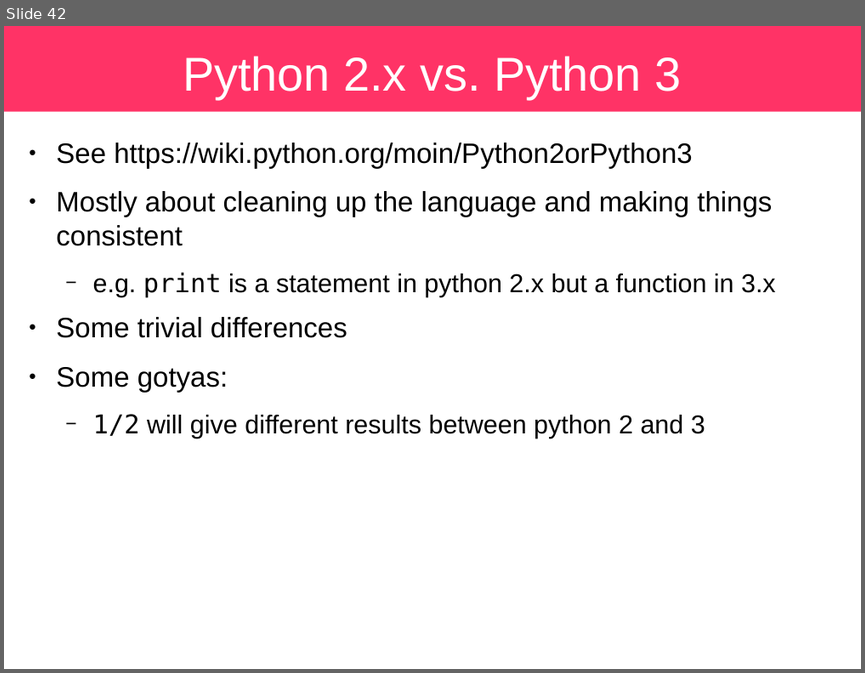
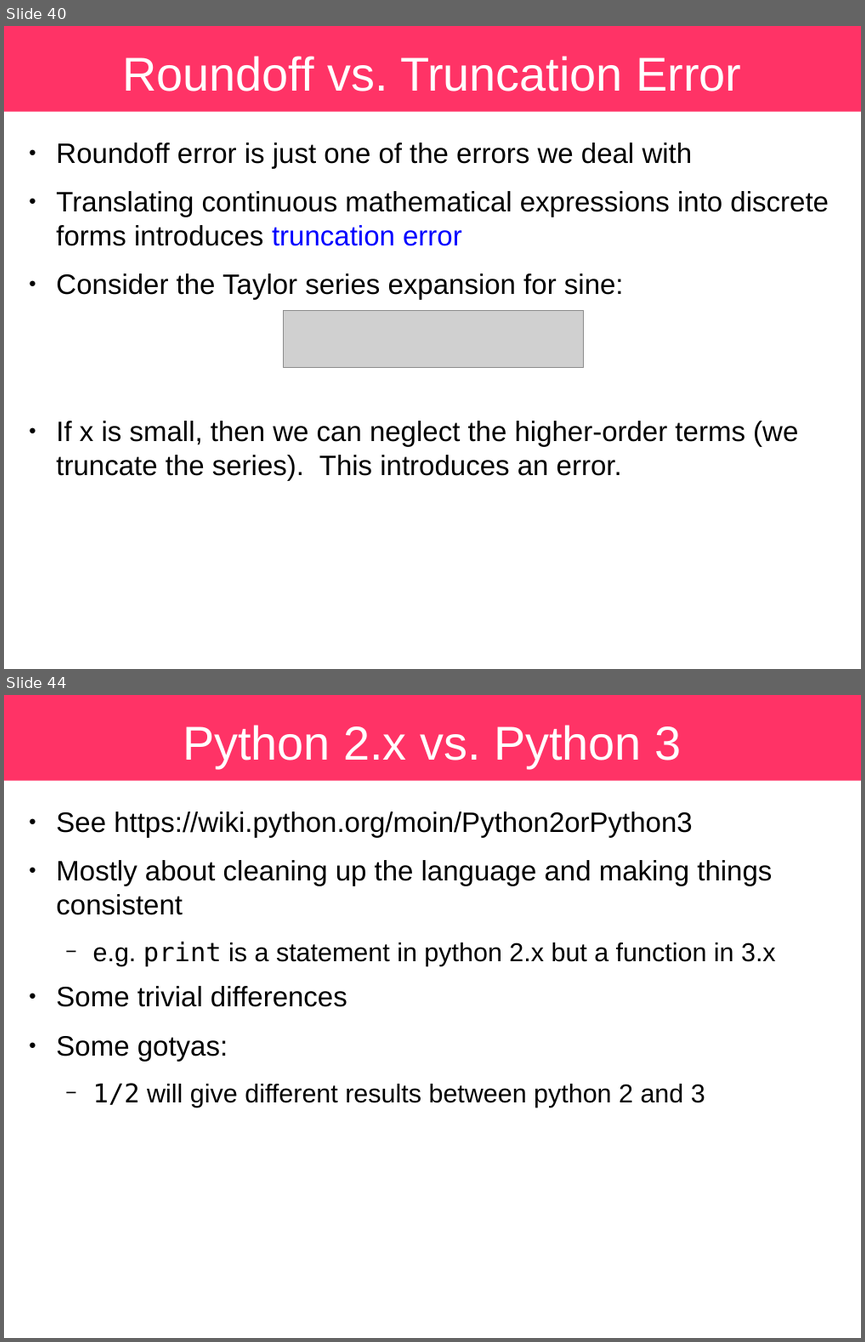
Before and after one commit to sbu-python-class/python-science, a slide deck: lectures/01-python/python.odp. Shown one above the other, each under a label of ours: slide 42 before the commit, slides 40 and 44 after it; the slides between them are not shown. The pictures are 865x673 and 865x1342 pixels, drawn with LibreOffice and Linux fonts; fonts in the diff are those of the drawing; grey boxes stand for pictures. Boxes give left, top, right and bottom in pixels: in the first picture for what was removed or moved away, otherwise in the second. Text is boxed around its words. In the diff, an @@ line names an element or a change of style, - is before the commit and + after.

```diff
--- a/lectures/01-python/python.odp
+++ b/lectures/01-python/python.odp
@@ slide 40 added at (4, 26, 861, 669), background #FFFFFF; not listed: 1 template element that a slide beside it also shows @@
@@ title added at (122, 56, 741, 91), 44 pt, text #FFFFFF @@
+Roundoff vs. Truncation Error
@@ text added at (56, 142, 828, 480), 26 pt, text #000000 @@
+● Roundoff error is just one of the errors we deal with
+● Translating continuous mathematical expressions into discrete forms introduces truncation error
+● Consider the Taylor series expansion for sine:
+● If x is small, then we can neglect the higher-order terms (we truncate the series). This introduces an error.
@@ picture added at (283, 311, 584, 368) @@
@@ what was slide 42 is now slide 44 @@
```
Also in this commit, not shown: 17 slides changed, 1 other slide added, 1 slide removed, 1 other file.
